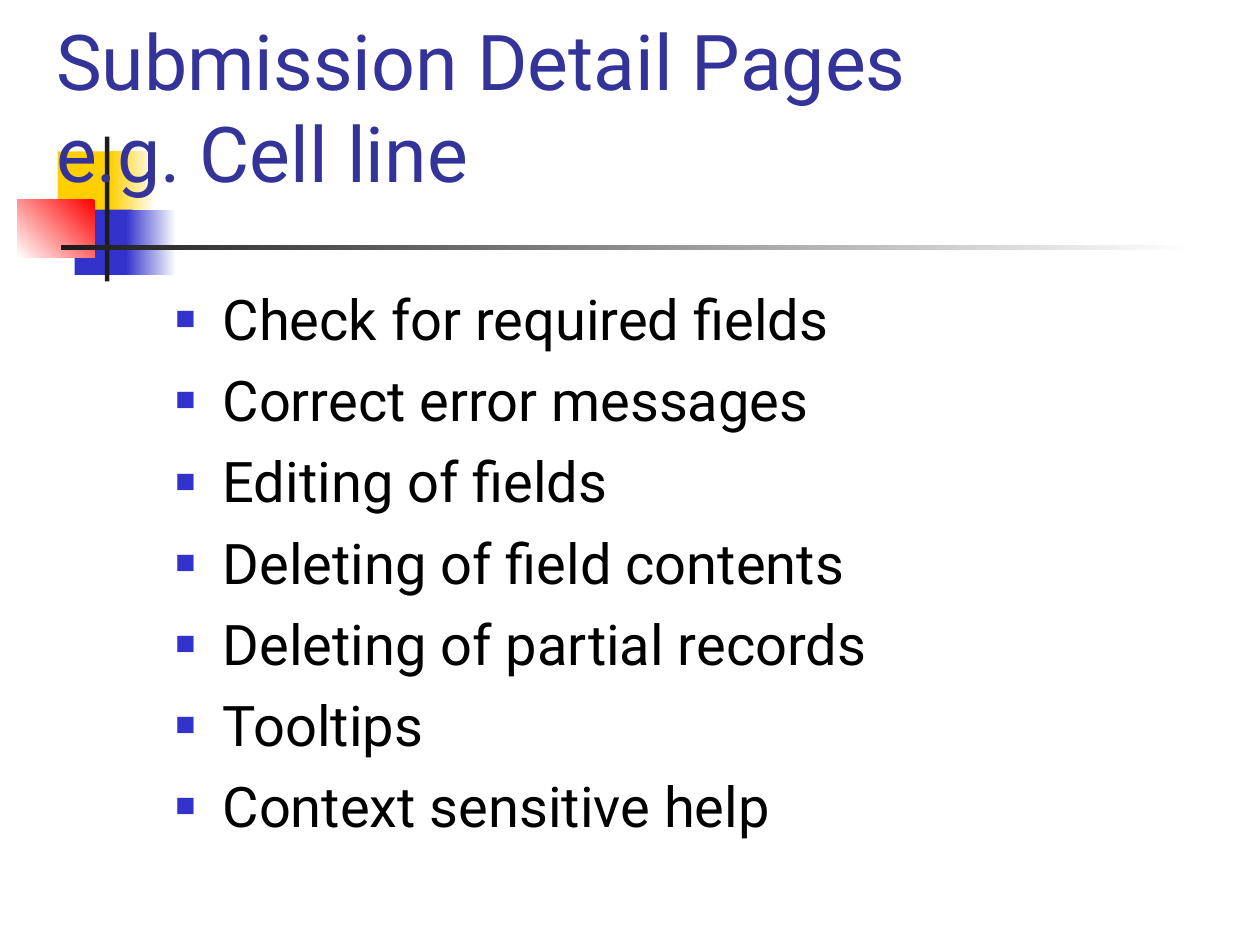
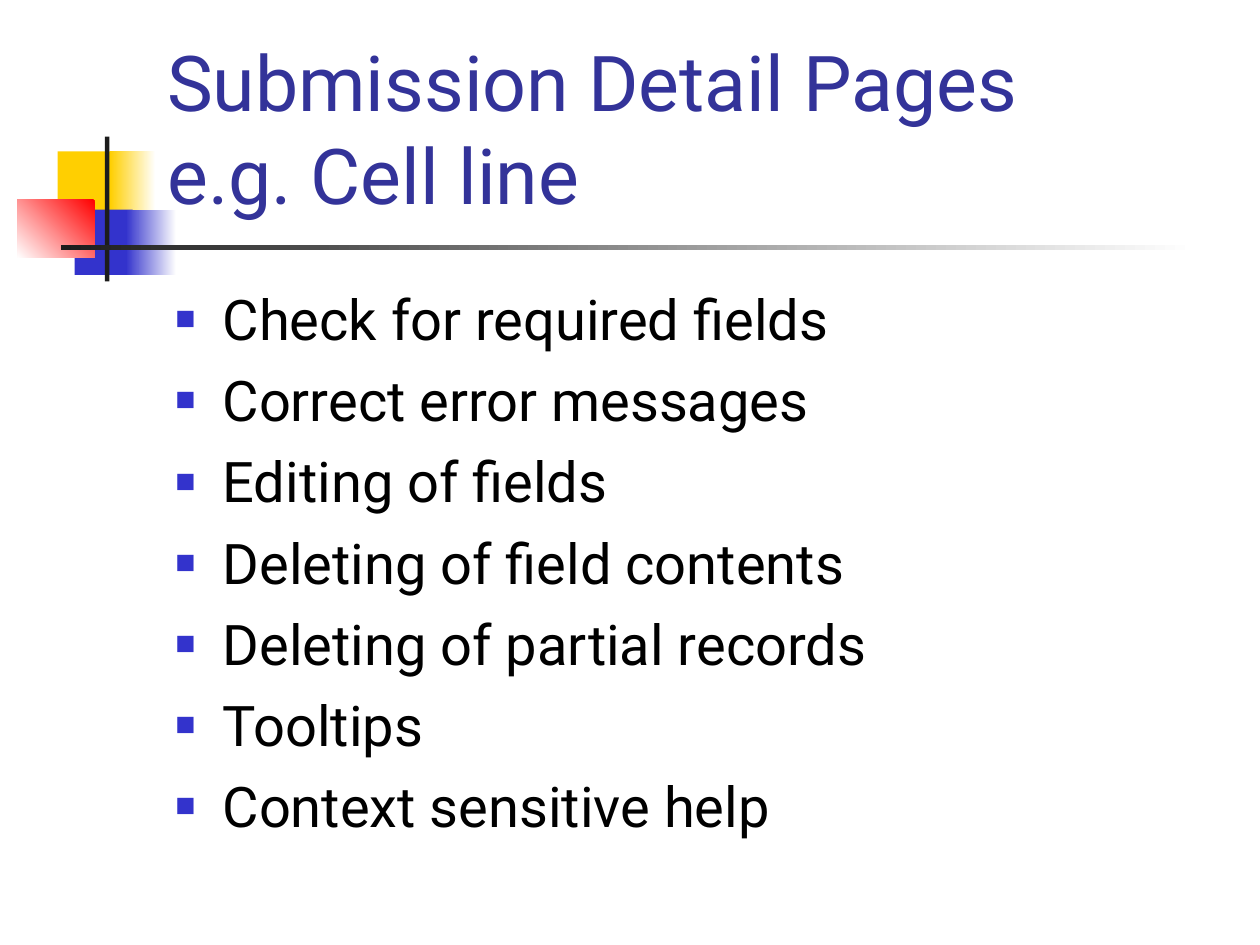
Before and after one commit to NCIP/camod-docs, a slide deck: slide 11 of artifacts/UAT/UAT2/Intro UAT2.ppt (slide 7 before the commit). Drawn at 1260x945 pixels with LibreOffice and Linux fonts; fonts in the diff are those of the drawing. Boxes give left, top, right and bottom in pixels: in the first picture for what was removed or moved away, otherwise in the second. Text is boxed around its words. In the diff, an @@ line names an element or a change of style, - is before the commit and + after.

```diff
--- a/artifacts/UAT/UAT2/Intro UAT2.ppt
+++ b/artifacts/UAT/UAT2/Intro UAT2.ppt
@@ title "Submission Detail Pages e.g. Cell ...": place and size @@
-title "Submission Detail Pages e.g. Cell ..." at bbox=[56, 32, 906, 200]
+title "Submission Detail Pages e.g. Cell ..." at bbox=[167, 53, 1017, 220]
```
Also in this commit, not shown: 4 other slides changed, 8 slides added, 1 slide removed, 6 other files.
